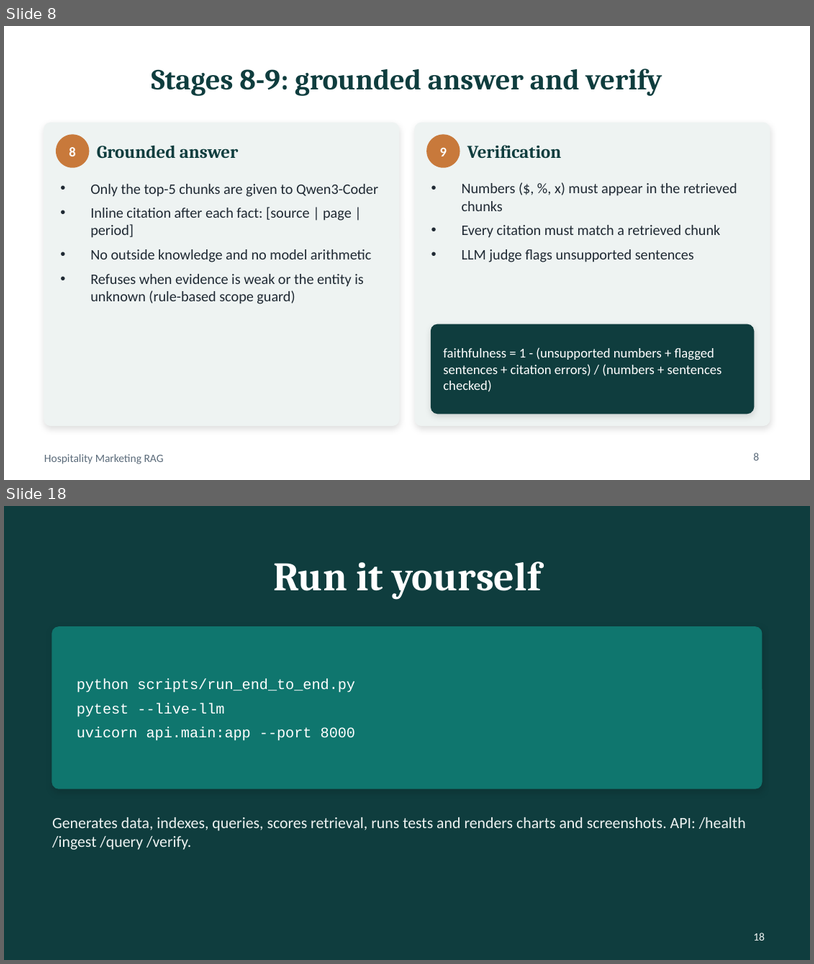
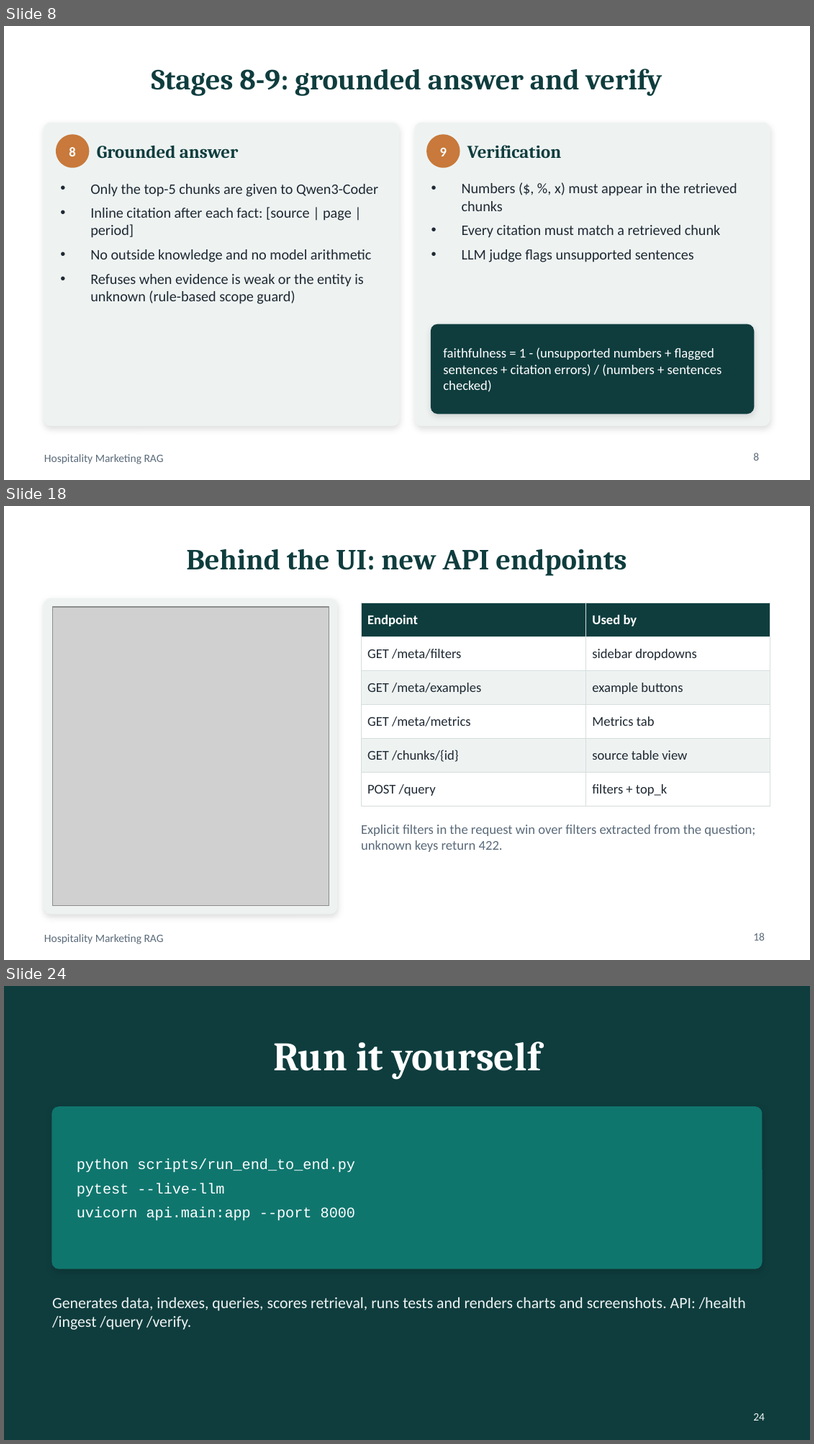
Before and after one commit to ramakrishnakandipati/RAG_Agent, a slide deck: hosiptality_marketing_rag/presentation/Hospitality_RAG_Presentation.pptx. Shown one above the other, each under a label of ours: slides 8 and 18 before the commit, slides 8, 18 and 24 after it; the slides between them are not shown. The pictures are 814x964 and 814x1444 pixels, drawn with LibreOffice and Linux fonts; fonts in the diff are those of the drawing; grey boxes stand for pictures. Boxes give left, top, right and bottom in pixels: in the first picture for what was removed or moved away, otherwise in the second. Text is boxed around its words. In the diff, an @@ line names an element or a change of style, - is before the commit and + after.

```diff
--- a/hosiptality_marketing_rag/presentation/Hospitality_RAG_Presentation.pptx
+++ b/hosiptality_marketing_rag/presentation/Hospitality_RAG_Presentation.pptx
@@ slide 18 added at [4,506,810,960], background #FFFFFF; not listed: 1 template element that a slide beside it also shows @@
@@ title added at [186,549,627,576], 26 pt, text #0F3D3E, bold @@
+Behind the UI: new API endpoints
@@ rounded rectangle added at [44,599,337,914], fill #EEF3F2, outline #EEF3F2 1 pt @@
@@ picture added at [52,607,329,905] @@
@@ table added at [361,602,770,798], 6 rows, 2 columns @@
+Endpoint | Used by
+GET /meta/filters | sidebar dropdowns
+GET /meta/examples | example buttons
+GET /meta/metrics | Metrics tab
+GET /chunks/{id} | source table view
+POST /query | filters + top_k
@@ text added at [361,824,756,852], 12 pt, text #5B6B7A @@
+Explicit filters in the request win over filters extracted from the question; unknown keys return 422.
@@ page number added at [754,932,765,940], 10 pt, text #5B6B7A @@
+18
@@ what was slide 18 is now slide 24 @@
@@ page number at [754,1413,765,1420]: text changed @@
-18
+24
```
Also in this commit, not shown: 4 slides changed, 10 other slides added, 5 slides removed, 11 other files.
